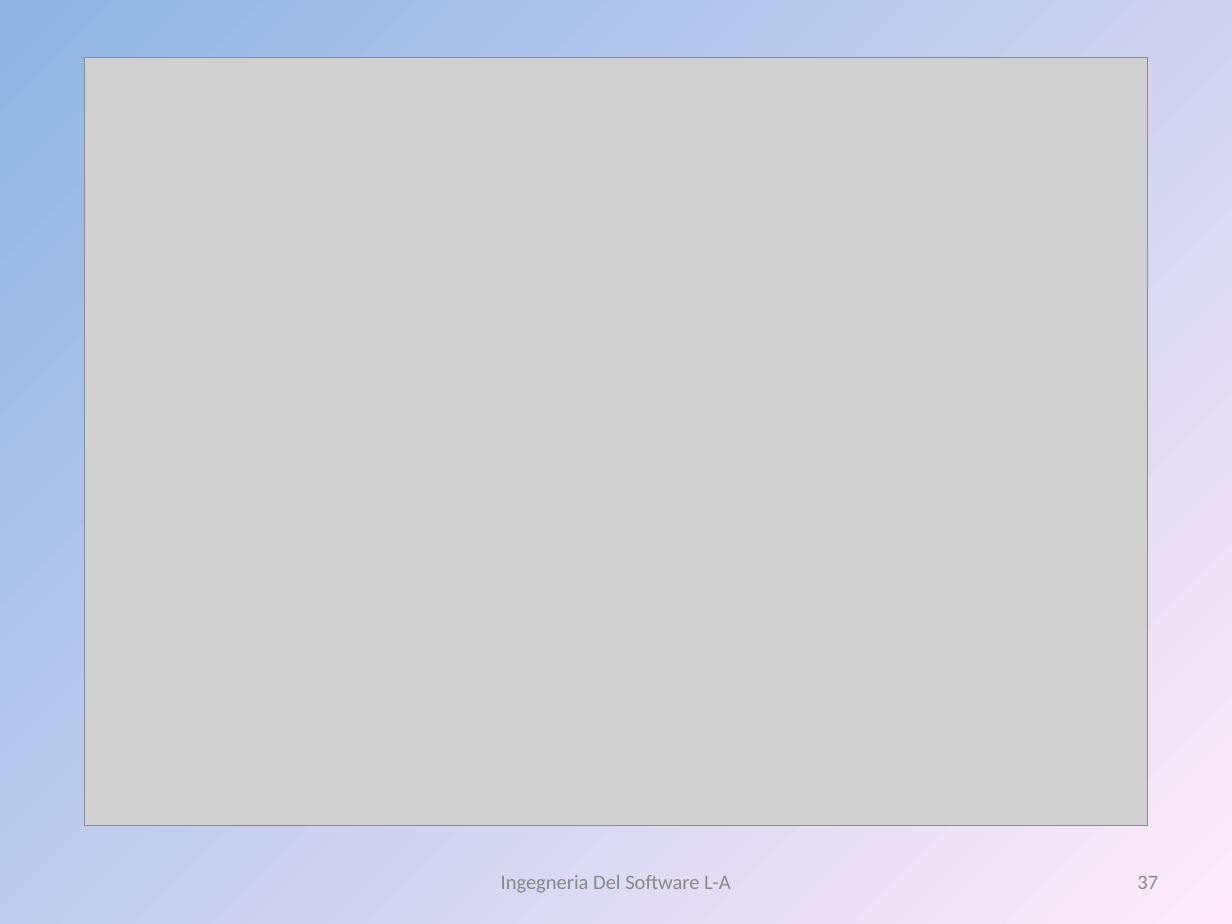
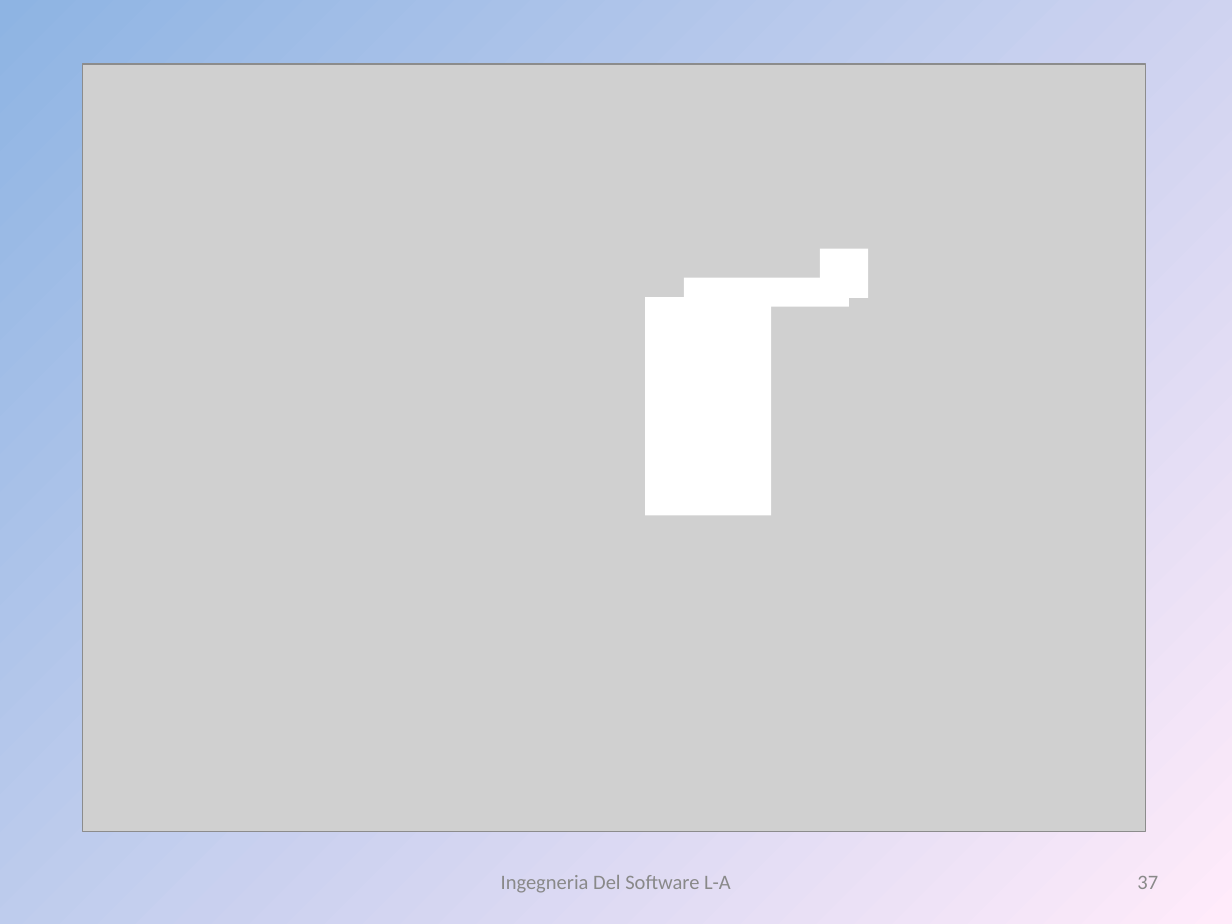
Before and after one commit to liannario/ingsoftbo, a slide deck: slide 37 of ViaggiateSicuri.ppt. Drawn at 1232x924 pixels with LibreOffice and Linux fonts; fonts in the diff are those of the drawing; grey boxes stand for pictures. Boxes give left, top, right and bottom in pixels: in the first picture for what was removed or moved away, otherwise in the second. Text is boxed around its words. In the diff, an @@ line names an element or a change of style, - is before the commit and + after.

```diff
--- a/ViaggiateSicuri.ppt
+++ b/ViaggiateSicuri.ppt
@@ picture: place and size @@
-picture at bbox=[85, 58, 1148, 825]
+picture at bbox=[83, 64, 1146, 832]
@@ rectangle added at bbox=[819, 249, 867, 298], fill #FFFFFF @@
@@ rectangle added at bbox=[646, 297, 771, 515], fill #FFFFFF @@
@@ rectangle added at bbox=[684, 277, 849, 307], fill #FFFFFF @@
```
